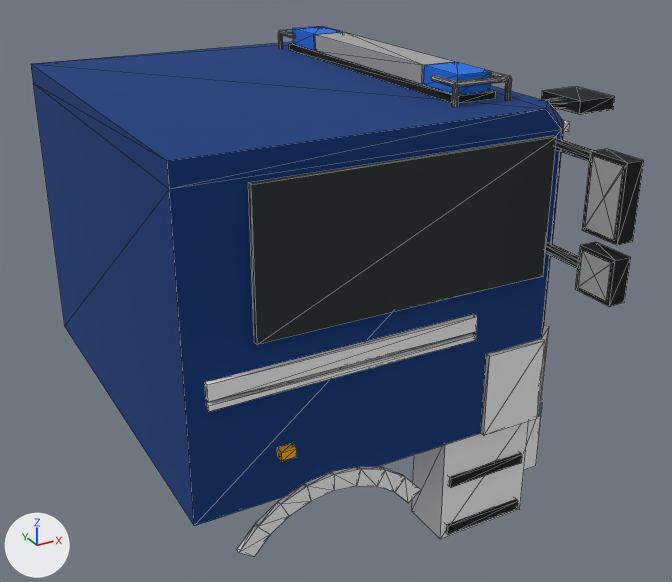
An edit to the glTF model src/render/assets/arocs-1835-ak-cab.glb, drawn before and after from the same camera.
Camera for both pictures: a 50 mm camera at (1.99, -4.77, 3.93) aimed at (4.54, -0.13, 1.61). The axes (+X, +Y, +Z) are drawn at lower left. The lights are the same throughout. The picture after the commit comes second. Mesh edges are drawn as thin lines. Where no turn or scale is listed for an object, it has been applied to the vertices. Vertices at exactly the same position are counted once.

Objects in the first picture: 'cab', 'cab-glass' and 1 more.
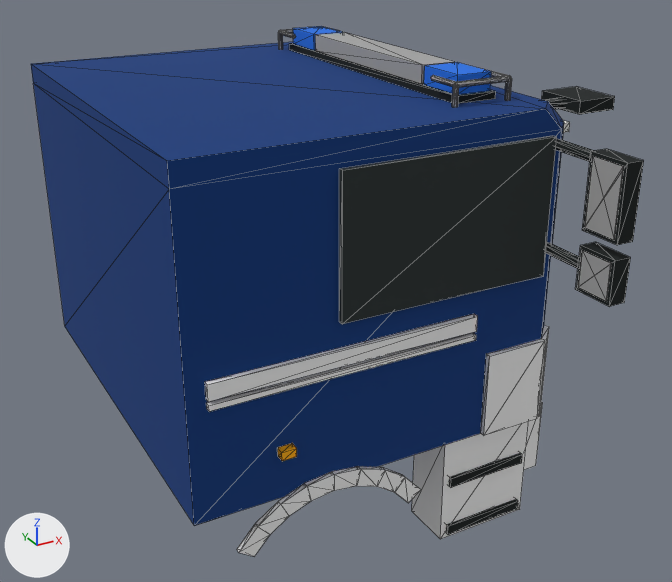
Where the newer file only moved an object's origin or applied its transform, the numbers keep the older frame.

Pixel boxes (x1, y1, x2, y2) of what changed, in the pictures (672 x 582 px; the box of a moved part takes in the faces that stretch with it):
'cab-glass', reshaped
    before: (248, 136, 563, 345)
    after: (339, 136, 563, 324)
part 1 of me_cab_glass, moved or reshaped
    before: (248, 137, 555, 345)
    after: (339, 137, 555, 324)

What changed in the scene script:
```text
Change me_cab_glass:
    used by ob_cab_glass; location = (4.44, 0.0, 2.378)
    before: 8 (-0.94, -1.25, -0.38) at pixel (254, 342), 11 (-0.94, -1.28, -0.38) at pixel (257, 344), 12 (-0.94, -1.28, 0.38) at pixel (251, 184), 15 (-0.94, -1.25, 0.38) at pixel (248, 182)
    remove me_cab_glass.from_pydata(...)  # 24 vertices, 36 faces; spans x -0.94..0.94, y -1.28..1.28, z -0.38..0.38
    add me_cab_glass.from_pydata(...)  # 24 vertices, 36 faces; spans x -0.5..0.94, y -1.28..1.28, z -0.38..0.38
    me_cab_glass part 1
    add for i in [8, 11, 12, 15]: me_cab_glass.vertices[i].co += Vector((0.44, 0.0, 0.0))
    other edits to the shape of me_cab_glass do not show in these pictures
```
